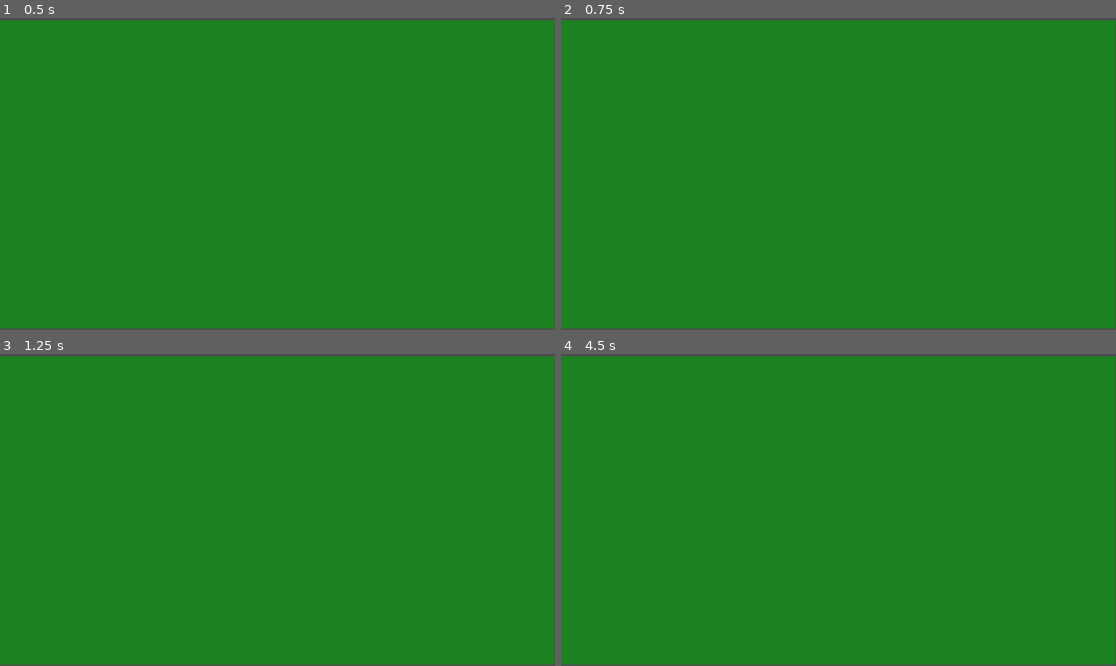
Above: before the commit, frames 1-4 (two rows, left to right).
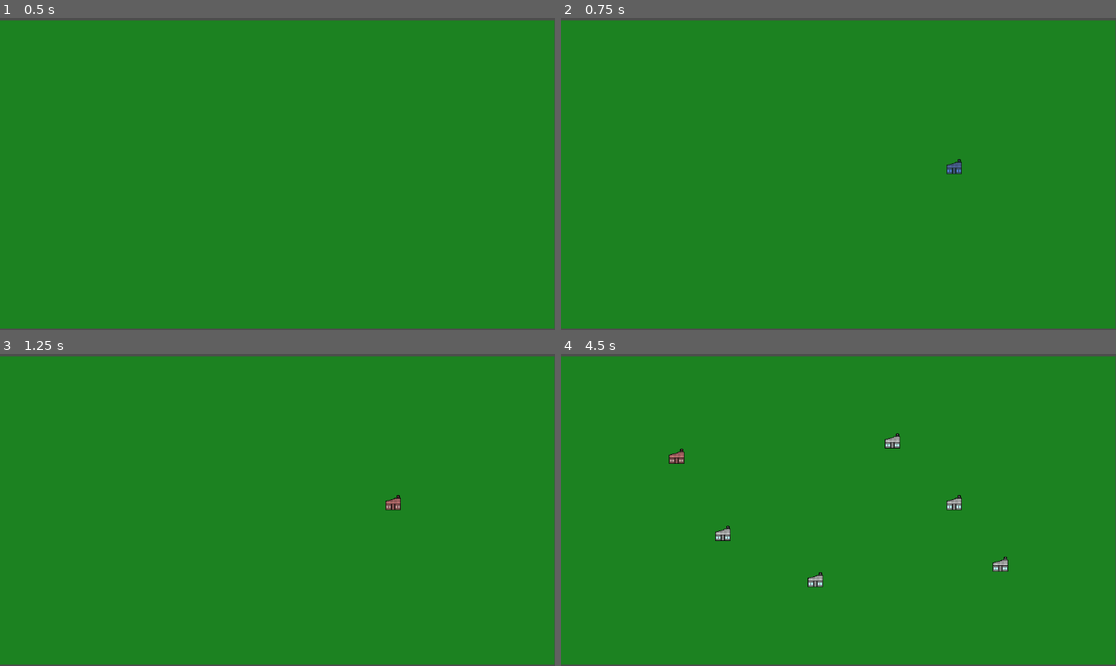
Above: after the commit, the same moments.

Repository: linuskar/DATX11-DIT561-Bachelor-Project-Group-48
Game: Godot game, scene res://scenes/test_placeable_level.tscn
Two runs of this game, one before a commit and one after it. Both use one fixed random seed, a clock stepped at 60 frames per second and the inputs below.
Inputs (mouse positions are in pixels of both pictures, inside the frame that each line leads up to):
- Up to frame 1 (0.5 s): no input
- Up to frame 2 (0.75 s): tap Enter at 0.5 s; move the mouse to (960, 158) at 0.52 s; hold B (build) from 0.53 s (still down)
- Up to frame 3 (1.25 s): keep holding B (build); click (399, 494) at 0.8 s
- Up to frame 4 (4.5 s): tap Space at 1.25, 2.75, 4.25 s; move the mouse to (727, 525) at 1.27 s; release B (build) at 1.28 s; click (727, 525) at 1.35 s; tap B (build) at 1.55, 3.05 s; tap Enter at 2, 3.5 s; move the mouse to (894, 441) at 2.02 s; hold B (build) 2.03-2.78 s; click (894, 441) at 2.3 s; move the mouse to (810, 572) at 2.77 s; click (810, 572) at 2.85 s; move the mouse to (1005, 556) at 3.52 s; hold B (build) 3.53-4.28 s; click (1005, 556) at 3.8 s; move the mouse to (672, 463) at 4.27 s; click (672, 463) at 4.35 s

Frame 1 is identical in both runs. In frame 2, 0.1% of the frame differs, in the area x 69-73%, y 45-51%; in frame 3, 0.1%; in frame 4, 0.6%, in the area x 19-81%, y 25-75%.
Error before the commit: Parse Error: Class "Building" hides a global script class. (res://scripts/building.gd:1)

Commit message:
Removed unused files

Diff:
--- a/build_manager.gd
+++ /dev/null
@@ -1,62 +0,0 @@
-class_name BuildManager
-extends Node
-
-@export var blueprint: Building
-@export var grid_size: int = 32
-
-@onready var world_layer: TileMapLayer = $"../WorldLayer"
-@onready var game_manager: GameManager = $"../GameManager"
-
-var valid_placement_color: Color = Color(0.5, 0.5, 1, 0.8)
-var invalid_placement_color: Color = Color(1, 0.5, 0.5, 0.8)
-var default_color: Color = Color(1, 1, 1, 1)
-
-var buildings: Dictionary = {
-	"factory": preload("res://factory.tscn"),
-}
-
-var buildings_placed: Array[Building]
-
-var in_build_mode: bool = false
-var valid_placement: bool = false
-
-signal placed_building(building: Building)
-
-func _ready() -> void:
-	game_manager.build_mode.connect(_on_build_mode)
-
-func _process(delta) -> void:
-	if in_build_mode:
-		var mouse_pos: Vector2 = get_parent().get_local_mouse_position()
-		var tile_pos: Vector2 = world_layer.local_to_map(mouse_pos)
-		var world_pos: Vector2 = world_layer.map_to_local(tile_pos)
-
-		blueprint.position = world_pos
-
-		if game_manager.is_tile_occupied(world_pos):
-			blueprint.modulate = invalid_placement_color
-			valid_placement = false
-		else:
-			blueprint.modulate = valid_placement_color
-			valid_placement = true
-
-func _input(event) -> void:
-	if in_build_mode and event.is_action_pressed("place") and valid_placement:
-		place_building()
-
-func _on_build_mode(is_building) -> void:
-	in_build_mode = is_building
-
-	if(in_build_mode):
-		blueprint.show()
-		blueprint.modulate = valid_placement_color
-	else:
-		blueprint.hide()
-		blueprint.modulate = default_color
-
-func place_building() -> void:
-	var new_building: Building = buildings.get("factory").instantiate()
-	new_building.position = blueprint.position
-	buildings_placed.append(new_building)
-	game_manager.add_child(new_building)
-	placed_building.emit(new_building)
--- a/building.gd
+++ /dev/null
@@ -1,6 +0,0 @@
-class_name Building
-extends StaticBody2D
-
-@export var building_type: Enums.BuildingType
-
-@onready var building_sprite: Sprite2D = $Sprite2D
--- a/enums.gd
+++ /dev/null
@@ -1,3 +0,0 @@
-class_name Enums
-
-enum BuildingType {FACTORY}
--- a/factory.tscn
+++ /dev/null
@@ -1,16 +0,0 @@
-[gd_scene load_steps=4 format=3 uid="uid://ogg000btq0ld"]
-
-[ext_resource type="Script" path="res://building.gd" id="1_fp8gb"]
-[ext_resource type="Texture2D" uid="uid://t2kml7pea27i" path="res://factory.png" id="2_utlch"]
-
-[sub_resource type="RectangleShape2D" id="RectangleShape2D_qb2p1"]
-size = Vector2(32, 32)
-
-[node name="Factory" type="StaticBody2D"]
-script = ExtResource("1_fp8gb")
-
-[node name="CollisionShape2D" type="CollisionShape2D" parent="."]
-shape = SubResource("RectangleShape2D_qb2p1")
-
-[node name="Sprite2D" type="Sprite2D" parent="."]
-texture = ExtResource("2_utlch")
--- a/game_manager.gd
+++ /dev/null
@@ -1,30 +0,0 @@
-class_name GameManager
-extends Node
-
-var is_building: bool
-var occupied_tiles: Dictionary = {}
-
-@onready var build_manager: BuildManager = $"../BuildManager"
-
-signal build_mode(is_building)
-
-# Called when the node enters the scene tree for the first time.
-func _ready() -> void:
-	build_manager.placed_building.connect(_on_placed_building)
-	is_building = false
-
-# Called every frame. 'delta' is the elapsed time since the previous frame.
-func _process(delta: float) -> void:
-	pass
-
-func _input(event) -> void:
-	if event.is_action_pressed("build"):
-		is_building = !is_building
-		build_mode.emit(is_building)
-
-func is_tile_occupied(position: Vector2) -> bool:
-	return occupied_tiles.has(position)
-
-func _on_placed_building(building: Building) -> void:
-	occupied_tiles[building.position] = building
-	#print(occupied_tiles.size())
--- a/scripts/game_manager.gd
+++ b/scripts/game_manager.gd
@@ -5,7 +5,6 @@
 var occupied_tiles: Dictionary = {}
 
 @onready var build_manager: BuildManager = $"../BuildManager"
-
 signal build_mode(is_building)
 
 # Called when the node enters the scene tree for the first time.
Binary file removed: factory.png
Not shown, removed: factory.png.import
Binary file removed: grass_tile.png
Not shown, removed: grass_tile.png.import
Not shown, added: scenes/tesECA6.tmp
